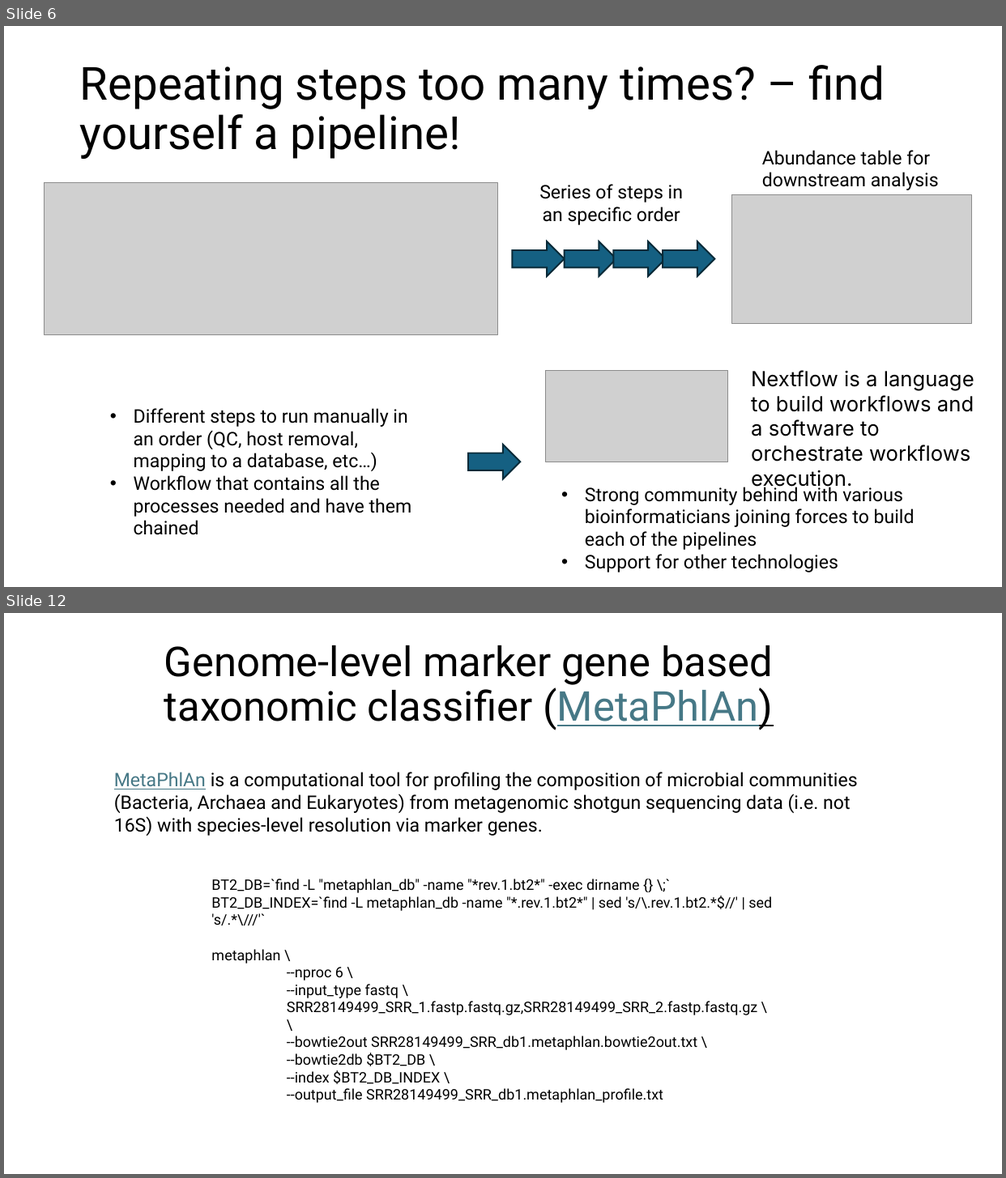
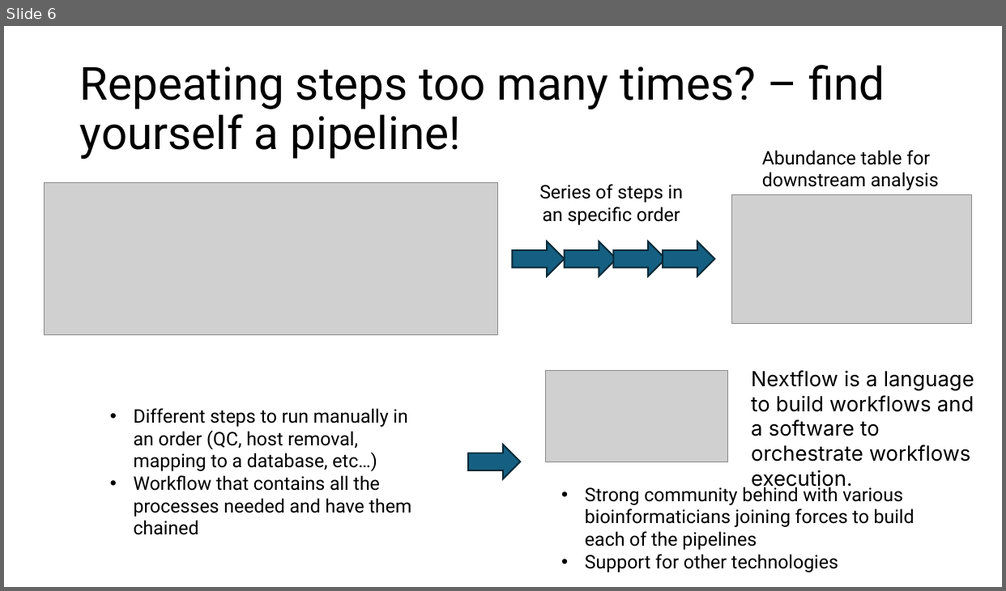
Before and after one commit to biosustain/dsp_metagenomics_training, a slide deck: course_contents/DataProcessing_taxprofiler.pptx. Shown one above the other, each under a label of ours: slides 6 and 12 before the commit, slide 6 after it; the slides between them are not shown. The pictures are 1006x1178 and 1006x591 pixels, drawn with LibreOffice and Linux fonts; fonts in the diff are those of the drawing; grey boxes stand for pictures. Boxes give left, top, right and bottom in pixels: in the first picture for what was removed or moved away, otherwise in the second. Text is boxed around its words. In the diff, an @@ line names an element or a change of style, - is before the commit and + after.

Commit message:
Updated DataProcessing_taxprofiler pptx and pdf

```diff
--- a/course_contents/DataProcessing_taxprofiler.pptx
+++ b/course_contents/DataProcessing_taxprofiler.pptx
@@ slide 12 removed at (4,613,1002,1174), background #FFFFFF @@
@@ title removed at (164,645,774,730) @@
-Genome-level marker gene based taxonomic classifier (MetaPhlAn)
@@ text removed at (114,772,858,836) @@
-MetaPhlAn is a computational tool for profiling the composition of microbial communities (Bacteria, Archaea and Eukaryotes) from metagenomic shotgun sequencing data (i.e. not 16S) with species-level resolution via marker genes.
@@ text removed at (211,879,772,1103) @@
-BT2_DB=`find -L "metaphlan_db" -name "*rev.1.bt2*" -exec dirname {} \;`
-BT2_DB_INDEX=`find -L metaphlan_db -name "*.rev.1.bt2*" | sed 's/\.rev.1.bt2.*$//' | sed 's/.*\///'`
-metaphlan \
---nproc 6 \
---input_type fastq \
-SRR28149499_SRR_1.fastp.fastq.gz,SRR28149499_SRR_2.fastp.fastq.gz \
-\
---bowtie2out SRR28149499_SRR_db1.metaphlan.bowtie2out.txt \
---bowtie2db $BT2_DB \
---index $BT2_DB_INDEX \
---output_file SRR28149499_SRR_db1.metaphlan_profile.txt
```
Also in this commit, not shown: 4 slides changed, 3 other slides removed, 2 other files.
